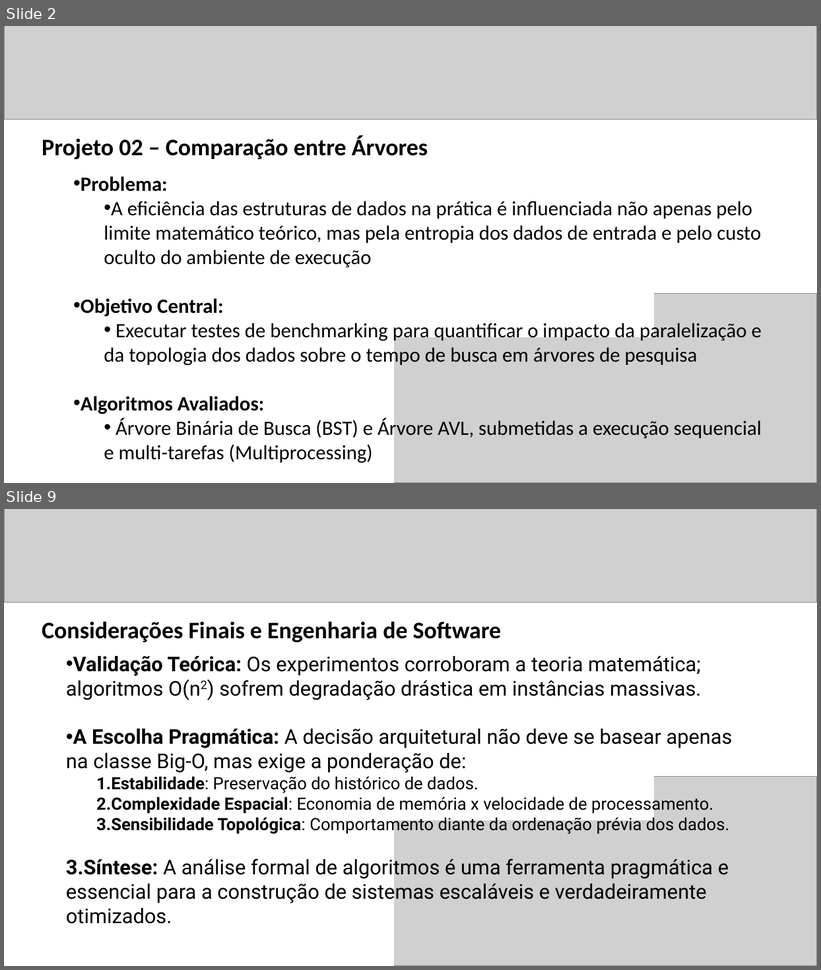
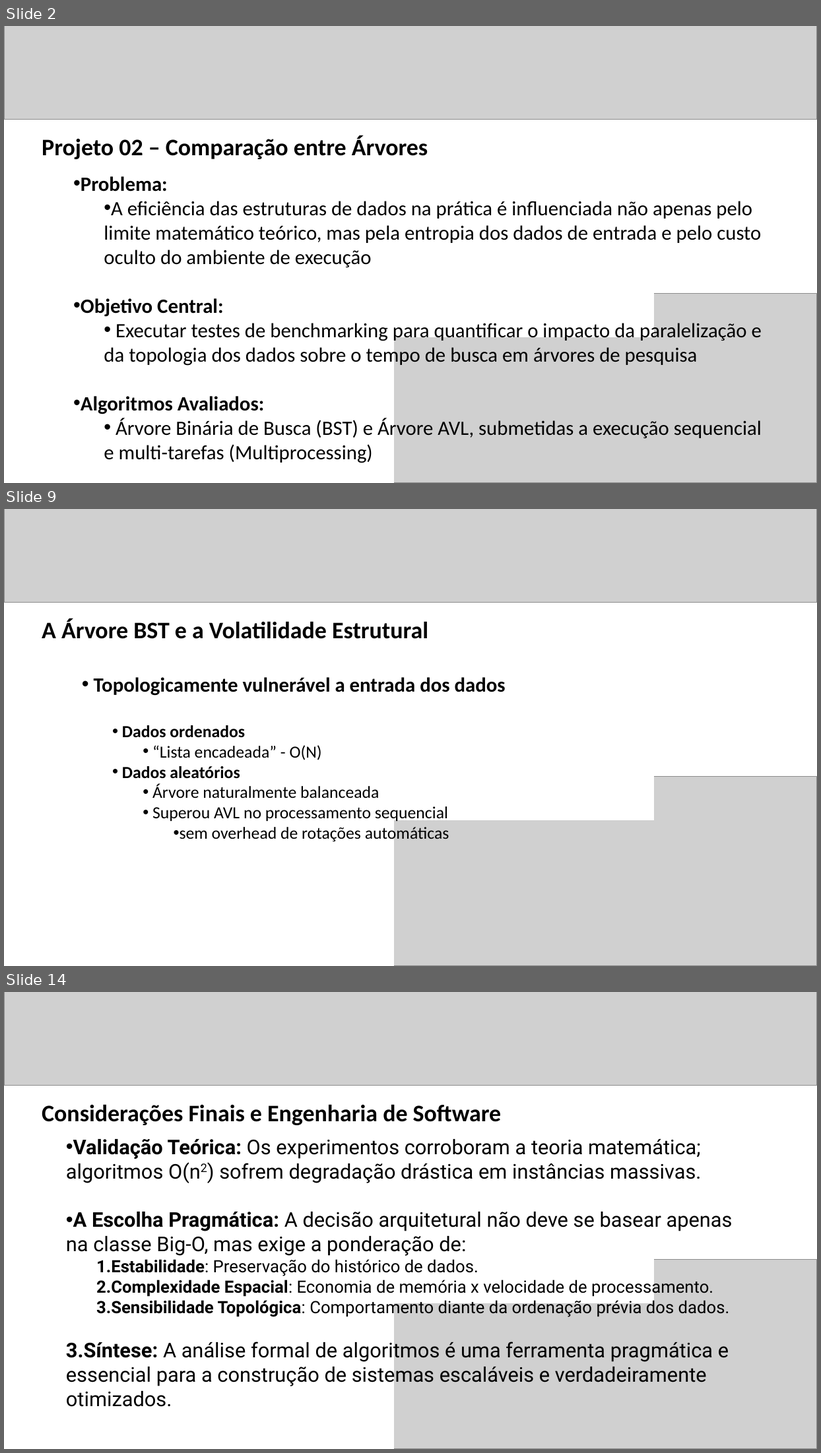
Before and after one commit to candidomor/Mestrado-Algoritimos-Projeto2, a slide deck: Apresentação - Projeto 02.pptx. Shown one above the other, each under a label of ours: slides 2 and 9 before the commit, slides 2, 9 and 14 after it; the slides between them are not shown. The pictures are 821x970 and 821x1453 pixels, drawn with LibreOffice and Linux fonts; fonts in the diff are those of the drawing; grey boxes stand for pictures. Boxes give left, top, right and bottom in pixels: in the first picture for what was removed or moved away, otherwise in the second. Text is boxed around its words. In the diff, an @@ line names an element or a change of style, - is before the commit and + after.

```diff
--- a/Apresentação - Projeto 02.pptx
+++ b/Apresentação - Projeto 02.pptx
@@ slide 9 added at (x1=4, y1=509, x2=817, y2=966), background #FFFFFF @@
@@ picture added at (x1=4, y1=509, x2=817, y2=602) @@
@@ title added at (x1=42, y1=619, x2=428, y2=639), 28 pt, text #000000, bold @@
+A Árvore BST e a Volatilidade Estrutural
@@ text added at (x1=94, y1=677, x2=506, y2=843), 20 pt, text #000000 @@
+• Topologicamente vulnerável a entrada dos dados
+  • Dados ordenados
+    • “Lista encadeada” - O(N)
+  • Dados aleatórios
+    • Árvore naturalmente balanceada
+    • Superou AVL no processamento sequencial
+      • sem overhead de rotações automáticas
@@ rectangle added at (x1=357, y1=748, x2=654, y2=820), fill #FFFFFF, outline #FFFFFF 1 pt @@
@@ rectangle added at (x1=320, y1=777, x2=394, y2=966), fill #FFFFFF, outline #FFFFFF 1 pt @@
@@ picture added at (x1=370, y1=777, x2=817, y2=966) @@
@@ what was slide 9 is now slide 14 @@
```
Also in this commit, not shown: 4 slides changed, 6 other slides added, 2 slides removed, 10 other files.
